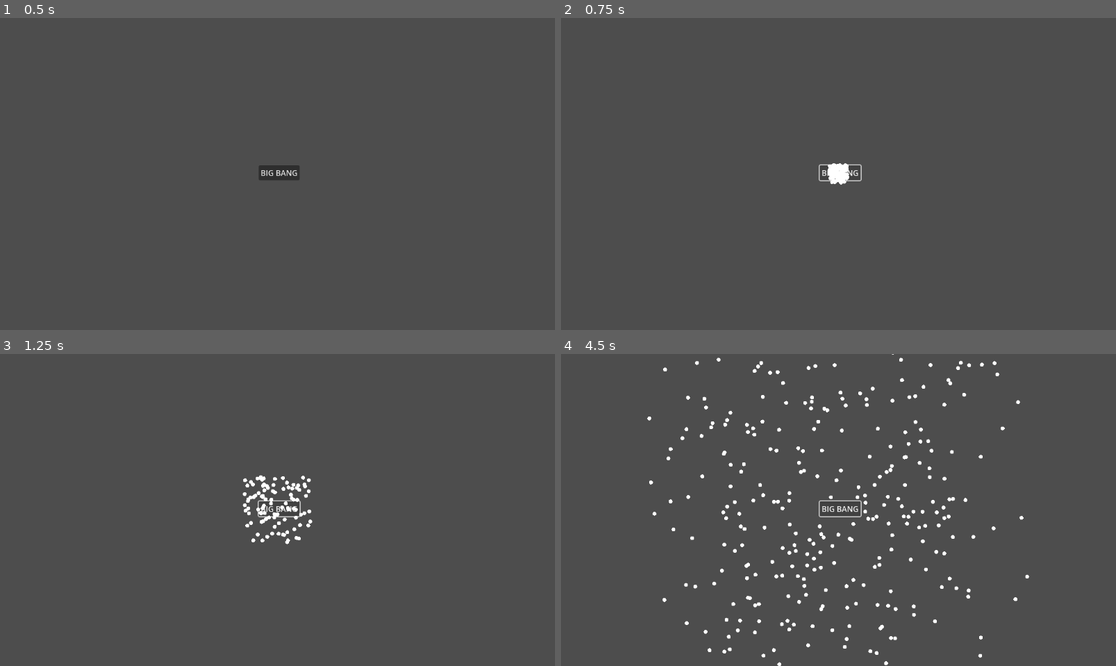
Above: before the commit, frames 1-4 (two rows, left to right).
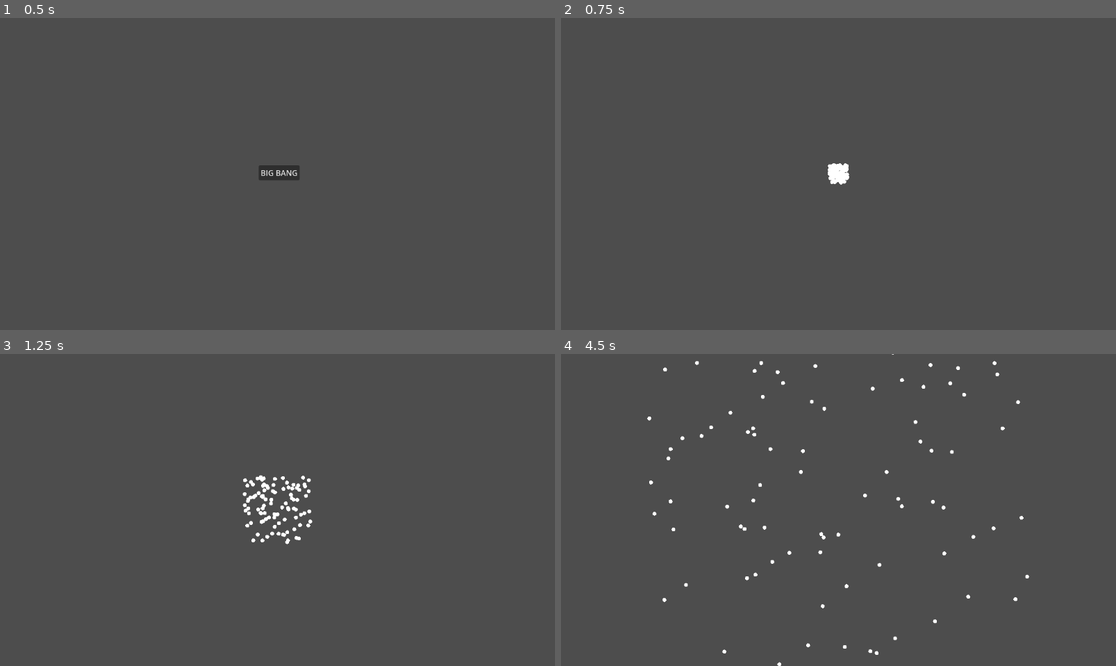
Above: after the commit, the same moments.

Repository: bradlloy95/universe
Game: Godot game, scene res://Scenes/Main.tscn
The game is run twice, just before and just after one commit, with the same random seed, the same clock (stepped at 60 frames per second) and the same inputs.
Inputs (mouse positions are in pixels of both pictures, inside the frame that each line leads up to):
- Up to frame 1 (0.5 s): no input
- Up to frame 2 (0.75 s): click "BIG BANG" at 0.5 s
- Up to frame 3 (1.25 s): no input
- Up to frame 4 (4.5 s): click (838, 510) at 1.25 s, where only the run before the commit has a clickable "BIG BANG"; click (838, 510) at 2 s, where only the run before the commit has a clickable "BIG BANG"

Frame 1 is identical in both runs. In frame 2, 0.1% of the frame differs, in the area x 46-55%, y 46-53%; in frame 3, 0.1%; in frame 4, 1.8%, in the area x 22-77%, y 1-100%.

Commit message:
milestone 1. first universe

Diff:
--- a/universe/Scenes/Main.tscn
+++ b/universe/Scenes/Main.tscn
@@ -4,6 +4,10 @@
 
 [node name="Main" type="Node2D"]
 script = ExtResource("1_r150o")
+
+[node name="FlashTimer" type="Timer" parent="."]
+wait_time = 0.1
+one_shot = true
 
 [node name="Button" type="Button" parent="."]
 offset_left = 537.0
@@ -13,4 +17,5 @@
 size_flags_horizontal = 4
 text = "BIG BANG"
 
+[connection signal="timeout" from="FlashTimer" to="." method="_on_flash_timer_timeout"]
 [connection signal="pressed" from="Button" to="." method="_on_button_pressed"]
--- a/universe/Scripts/main.gd
+++ b/universe/Scripts/main.gd
@@ -1,8 +1,11 @@
 extends Node2D
 
+# load particle scene
 var particle_scene = preload("res://Scenes/particle.tscn")
+
 var centre_screen : Vector2
 
+var flash = false
 
 # Called when the node enters the scene tree for the first time.
 func _ready() -> void:
@@ -14,7 +17,10 @@
 
 
 func _on_button_pressed() -> void:
-	print(centre_screen)
+	flash = true
+	queue_redraw()
+	$FlashTimer.start()
+	$Button.queue_free()
 	for i in range(100):
 
 		var particle = particle_scene.instantiate()
@@ -30,3 +36,12 @@
 
 func get_y_velocity():
 	return randf_range(-100.0, 100.0)
+
+func _draw() -> void:
+	if flash:
+		draw_circle(centre_screen, 30, Color.WHITE)
+
+
+func _on_flash_timer_timeout() -> void:
+	flash = false
+	queue_redraw()
